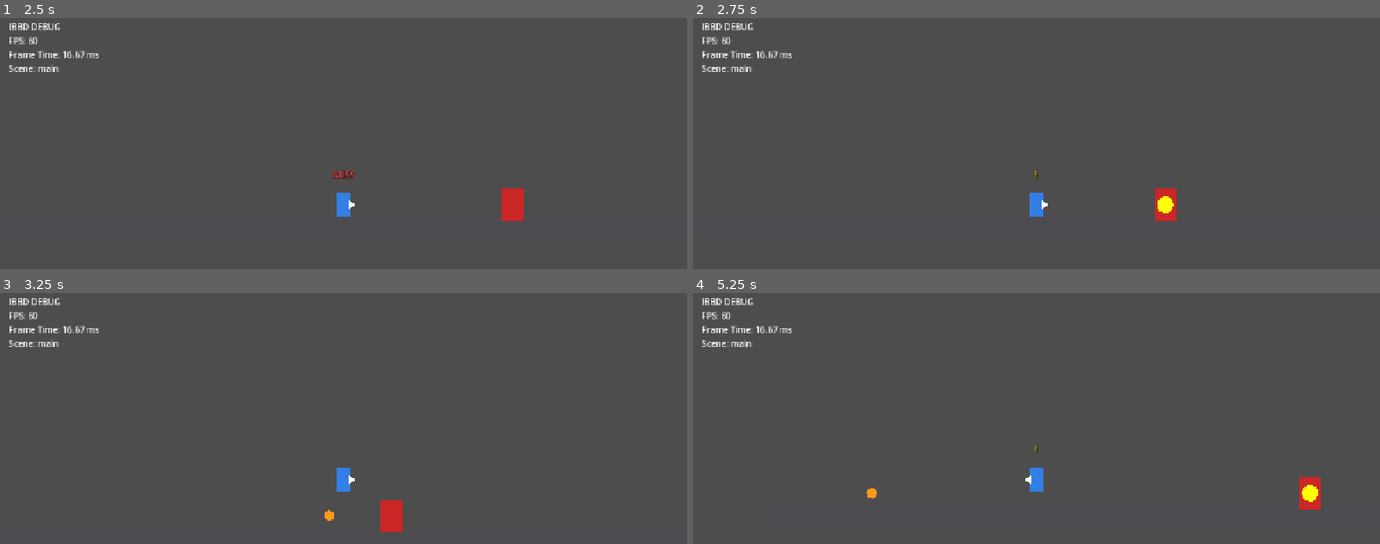
Above: before the commit, frames 1-4 (two rows, left to right).
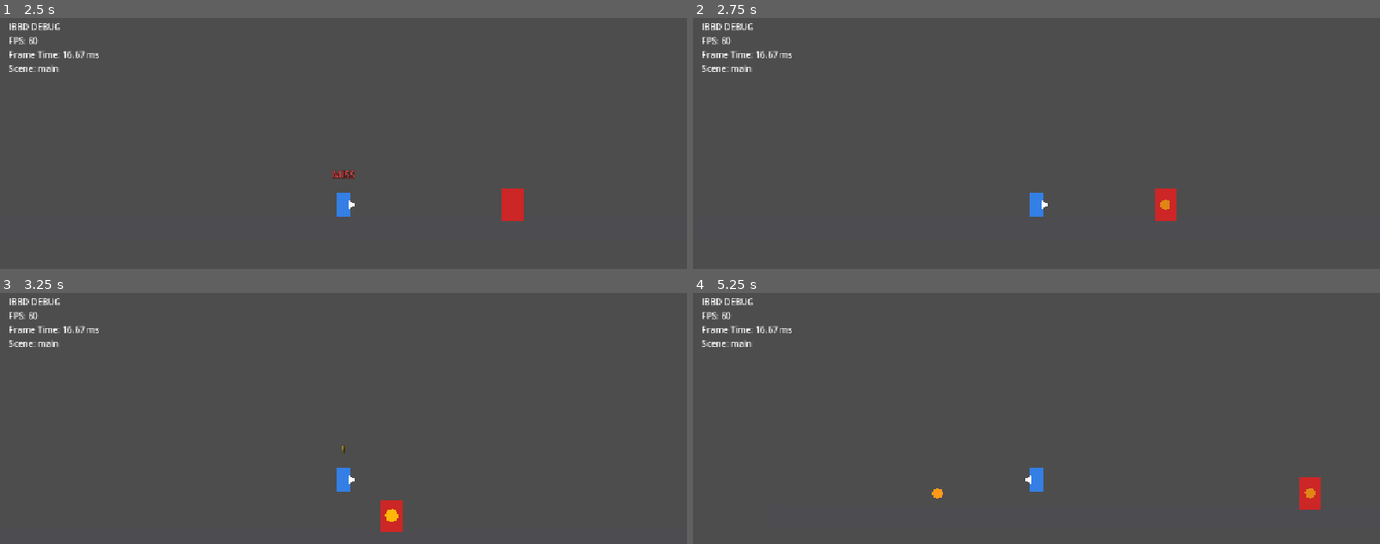
Above: after the commit, the same moments.

Repository: yunjeonghwan01-max/LongRunProject-Voider
Game: Godot game, scene res://_scenes/main.tscn
The game is run twice, just before and just after one commit, with the same random seed, the same clock (stepped at 60 frames per second) and the same inputs.
Inputs (mouse positions are in pixels of both pictures, inside the frame that each line leads up to):
- Up to frame 1 (2.5 s): tap Enter at 0.5 s; move the mouse to (494, 186) at 0.52 s; hold Right (player_move_right) 0.53-1.28 s; tap Z (attack) at 0.6, 1.35, 2.3 s; click (494, 186) at 0.67 s; tap Space (player_jump) at 0.77, 1.52 s; move the mouse to (206, 223) at 1.27 s; hold Left (player_move_left) 1.28-2.03 s; move the mouse to (412, 120) at 2.02 s; hold Right (player_move_right) from 2.03 s (still down); tap C (player_counter) at 2.1 s
- Up to frame 2 (2.75 s): keep holding Right (player_move_right)
- Up to frame 3 (3.25 s): keep holding Right (player_move_right); move the mouse to (outside the picture) at 2.77 s; tap Z (attack) at 2.85 s; click (outside the picture) at 2.92 s; tap Space (player_jump) at 3.02 s
- Up to frame 4 (5.25 s): move the mouse to (1242, 536) at 3.52 s; release Right (player_move_right) at 3.53 s; hold Left (player_move_left) from 3.53 s (still down); tap Z (attack) at 3.6, 4.55, 5.1 s; tap Space (player_jump) at 3.77, 4.52 s; move the mouse to (830, 421) at 4.27 s; tap C (player_counter) at 4.35 s; move the mouse to (1070, 478) at 5.02 s; click (1070, 478) at 5.17 s

Frame 1 is identical in both runs. In frame 2, 0.1% of the frame differs, in the area x 49-70%, y 60-78%; in frame 3, 0.1%; in frame 4, 0.2%, in the area x 25-91%, y 60-84%.

Commit message:
카유공(원거리 counterable attack)에 Pre-Signal 시각 효과 추가
counter window가 열리기 전 어두운 상태에서 서서히 밝아지는 예고 구간을
추가하고, window 진입 시 기존 강렬한 glow로 전환되도록 연결한다.

Co-Authored-By: Claude Sonnet 5 <noreply@anthropic.com>
Claude-Session: https://claude.ai/code/session_01Vbu15JX6zoq7CAkzkLZWc7

Diff:
--- a/systems/combat/ranged_attack.gd
+++ b/systems/combat/ranged_attack.gd
@@ -12,6 +12,10 @@
 @export var hit_distance: float = 20.0
 @export var los_collision_mask: int = 0b10  # layer 2 = walls/장애물 전용
 
+@export_group("Pre-Signal")
+@export var pre_signal_duration: float = 0.35
+@export var pre_signal_dark_color: Color = Color(0.35, 0.35, 0.35, 1)
+
 var facing_direction: Vector2 = Vector2.LEFT
 var target_player: Node2D = null
 
@@ -23,6 +27,7 @@
 @onready var _visual: Node2D = $visual
 
 var _glow_tween: Tween = null
+var _pre_signal_tween: Tween = null
 
 
 func _ready() -> void:
@@ -38,7 +43,7 @@
 	])
 
 	if _has_valid_counter_opportunity:
-		_open_counter_window()
+		_start_pre_signal()
 	else:
 		_begin_flight()
 
@@ -58,6 +63,19 @@
 	query.collision_mask = los_collision_mask
 	var result := space_state.intersect_ray(query)
 	return result.is_empty()
+
+
+## counter window가 열리기 전, 어두운 기본 상태에서 서서히 밝아지며 다가올 타이밍을 예고한다.
+func _start_pre_signal() -> void:
+	if not _visual:
+		_open_counter_window()
+		return
+
+	_visual.modulate = pre_signal_dark_color
+
+	_pre_signal_tween = create_tween()
+	_pre_signal_tween.tween_property(_visual, "modulate", Color(1, 1, 1, 1), pre_signal_duration).set_trans(Tween.TRANS_SINE)
+	_pre_signal_tween.finished.connect(_open_counter_window)
 
 
 func _open_counter_window() -> void:
